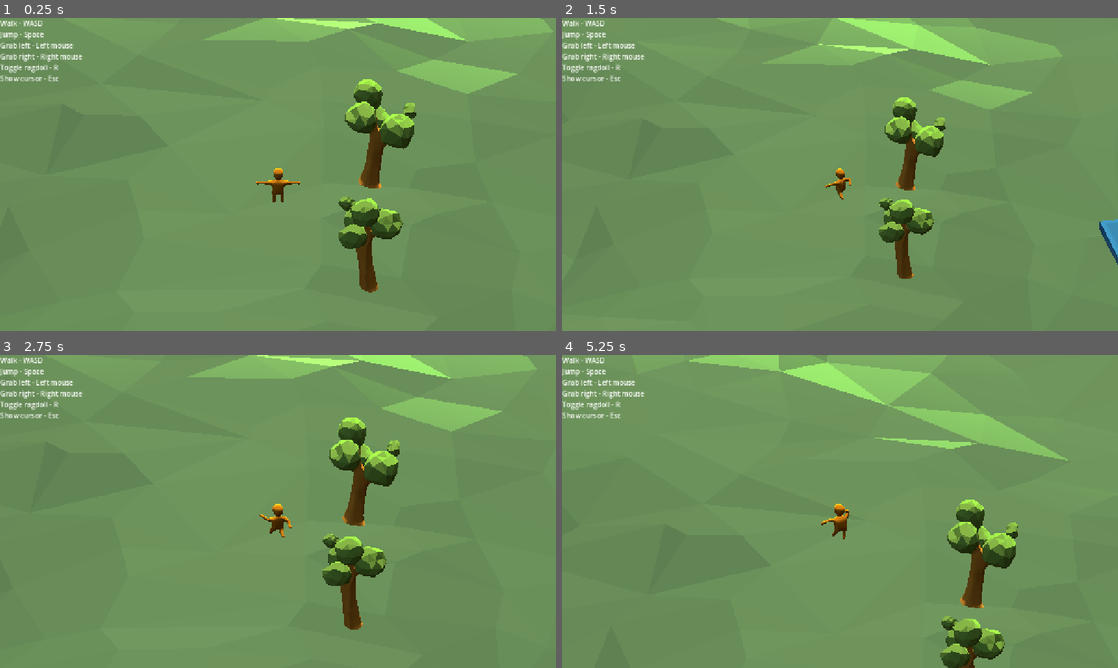
Above: before the commit, frames 1-4 (two rows, left to right).
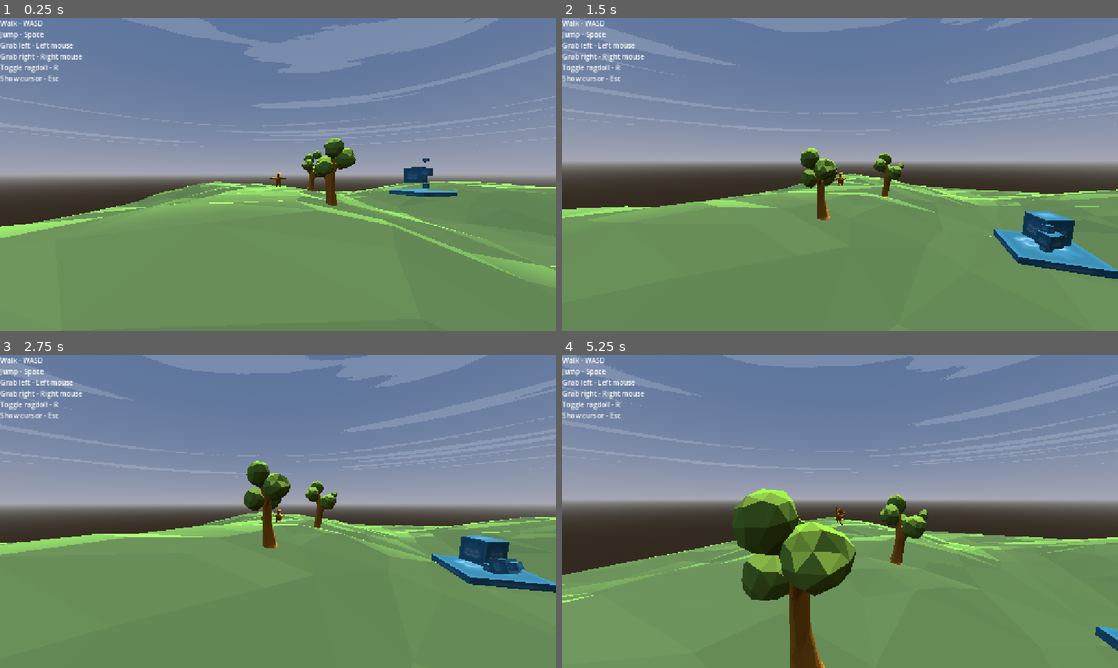
Above: after the commit, the same moments.

Repository: Lost-Rabbit-Digital/ChefWobbles
Game: Godot game, scene res://Scenes/world.tscn
The game is run twice, just before and just after one commit, with the same random seed, the same clock (stepped at 60 frames per second) and the same inputs. Sound files missing from this copy of the repository are replaced by a short silence.
Inputs (mouse positions are in pixels of both pictures, inside the frame that each line leads up to):
- Up to frame 1 (0.25 s): no input
- Up to frame 2 (1.5 s): move the mouse to (962, 158) at 0.52 s; hold D (move_right) 0.53-1.28 s; tap Mouse wheel up (camera_zoom_in) at 0.6 s; click (962, 158) at 0.67 s; tap Space (jump) at 0.77 s; tap Mouse wheel down (camera_zoom_out) at 0.8, 1.35 s; move the mouse to (812, 174) at 1.27 s; hold W (move_forward) from 1.28 s (still down)
- Up to frame 3 (2.75 s): keep holding W (move_forward); tap Space (jump) at 1.52 s; tap Mouse wheel up (camera_zoom_in) at 1.55, 2.1 s; move the mouse to (289, 505) at 2.02 s; tap Mouse wheel down (camera_zoom_out) at 2.3 s
- Up to frame 4 (5.25 s): keep holding W (move_forward); move the mouse to (834, 517) at 2.77 s; tap Mouse wheel down (camera_zoom_out) at 2.85, 3.8 s; click (834, 517) at 2.92 s; tap Space (jump) at 3.02, 3.77, 4.52 s; tap Mouse wheel up (camera_zoom_in) at 3.05, 4.55 s; move the mouse to (878, 514) at 3.52 s; press the mouse at (878, 514) at 3.53 s; move the mouse to (795, 508) at 4.27 s; release the mouse at (795, 508) at 4.28 s; right-click (795, 508) at 4.35 s; move the mouse to (845, 511) at 5.02 s; tap R (ragdoll) at 5.1 s; click (845, 511) at 5.17 s

The runs differ from the first frame. In frame 1, 61% of the frame differs, in the area x 0-100%, y 0-88%; in frame 2, 62%; in frame 3, 61%; in frame 4, 69%, in the area x 0-100%, y 0-100%.

Commit message:
Switching to perspective camera from ortho

Diff:
--- a/godot_project/Scenes/character.tscn
+++ b/godot_project/Scenes/character.tscn
@@ -1,10 +1,9 @@
-[gd_scene load_steps=26 format=4 uid="uid://cd70x3de3pbl4"]
+[gd_scene load_steps=25 format=4 uid="uid://cd70x3de3pbl4"]
 
 [ext_resource type="Script" uid="uid://ccmd0n1s3gvm5" path="res://Scripts/character.gd" id="1_lo1uq"]
 [ext_resource type="PackedScene" uid="uid://byhwdai31bud7" path="res://Assets/Character.glb" id="1_nfcse"]
 [ext_resource type="Material" uid="uid://c15cpsrknohst" path="res://materials/toon_character.tres" id="3_ejsiy"]
 [ext_resource type="Script" uid="uid://ba8yfbx4qeq4j" path="res://Scripts/PlayerControlCamera.gd" id="3_ya0u6"]
-[ext_resource type="Script" uid="uid://duid1ia1q2ey5" path="res://Scripts/OrthogonalCamera.gd" id="5_ejsiy"]
 
 [sub_resource type="StandardMaterial3D" id="StandardMaterial3D_l0mvc"]
 resource_name = "Character"
@@ -154,10 +153,10 @@
 shape = SubResource("BoxShape3D_fo83p")
 
 [node name="Physical Bone LArm1" type="PhysicalBone3D" parent="Physical/Armature/Skeleton3D" index="2"]
-transform = Transform3D(-8.89385e-21, 0, -1, -1, 7.54975e-08, 8.89385e-21, 7.54975e-08, 1, 0, 0.91576, 1, 0)
-joint_type = 2
-joint_offset = Transform3D(1, 0, 0, 0, 1, 0, 0, 0, 1, 2.70051e-21, 7.67531e-34, 0.31882)
-body_offset = Transform3D(1, 2.84217e-13, -8.47033e-21, -8.47033e-21, 0, -1, -2.84217e-13, 1, 0, 0, 0.31882, 0)
+transform = Transform3D(-9.31736e-21, 0, -1, -1, 7.54975e-08, 9.31736e-21, 7.54975e-08, 1, 0, 0.91576, 1, 0)
+joint_type = 2
+joint_offset = Transform3D(1, 0, 0, 0, 1, 0, 0, 0, 1, 2.83554e-21, 8.05908e-34, 0.31882)
+body_offset = Transform3D(1, 2.84217e-13, -8.89385e-21, -8.89385e-21, 0, -1, -2.84217e-13, 1, 0, 0, 0.31882, 0)
 friction = 0.2
 linear_damp_mode = 1
 angular_damp = 1.0
@@ -173,10 +172,10 @@
 shape = SubResource("CapsuleShape3D_qknsb")
 
 [node name="Physical Bone LArm2" type="PhysicalBone3D" parent="Physical/Armature/Skeleton3D" index="3"]
-transform = Transform3D(-8.89385e-21, 0, -1, -1, 7.54975e-08, 8.89385e-21, 7.54975e-08, 1, 0, 1.61445, 1, -1.42109e-14)
-joint_type = 2
-joint_offset = Transform3D(1, 0, 0, 0, 1, 0, 0, 0, 1, 3.21763e-21, 7.10543e-15, 0.379871)
-body_offset = Transform3D(1, 2.84217e-13, -8.47033e-21, -8.47033e-21, 0, -1, -2.84217e-13, 1, 0, 0, 0.379871, -7.10543e-15)
+transform = Transform3D(-9.31736e-21, 0, -1, -1, 7.54975e-08, 9.31736e-21, 7.54975e-08, 1, 0, 1.61445, 1, -1.42109e-14)
+joint_type = 2
+joint_offset = Transform3D(1, 0, 0, 0, 1, 0, 0, 0, 1, 3.37851e-21, 7.10543e-15, 0.379871)
+body_offset = Transform3D(1, 2.84217e-13, -8.89385e-21, -8.89385e-21, 0, -1, -2.84217e-13, 1, 0, 0, 0.379871, -7.10543e-15)
 friction = 0.2
 linear_damp_mode = 1
 angular_damp = 1.0
@@ -263,8 +262,8 @@
 [node name="Physical Bone LLeg2" type="PhysicalBone3D" parent="Physical/Armature/Skeleton3D" index="7"]
 transform = Transform3D(0.0253374, 0.999656, 0.00675876, -0.49796, 0.00675832, 0.867173, 0.86683, -0.0253375, 0.49796, 0.388023, -0.712119, -0.398932)
 joint_type = 2
-joint_offset = Transform3D(1, 0, 0, 0, 1, 0, 0, 0, 1, 1.28968e-08, -1.4106e-07, 0.266814)
-body_offset = Transform3D(1, -4.09782e-08, 1.19209e-07, 0, -4.47035e-08, -1, 0, 1, -2.98023e-08, -4.47035e-08, 0.266814, 1.49012e-07)
+joint_offset = Transform3D(1, 0, 0, 0, 1, 0, 0, 0, 1, 1.28968e-08, -1.70862e-07, 0.266814)
+body_offset = Transform3D(1, -4.09782e-08, 1.19209e-07, 0, -4.47035e-08, -1, 0, 1, -2.98023e-08, -4.47035e-08, 0.266814, 1.78814e-07)
 friction = 0.2
 linear_damp_mode = 1
 angular_damp = 1.0
@@ -286,10 +285,10 @@
 max_results = 10
 
 [node name="Physical Bone RLeg1" type="PhysicalBone3D" parent="Physical/Armature/Skeleton3D" index="8"]
-transform = Transform3D(1.31161e-07, 0.999677, 0.0254165, 0.544879, -0.0213122, 0.838244, 0.838515, 0.0138488, -0.544703, -0.386655, -0.241816, 0.145382)
-joint_type = 2
-joint_offset = Transform3D(1, 0, 0, 0, 1, 0, 0, 0, 1, -4.48441e-07, 4.07113e-07, 0.2669)
-body_offset = Transform3D(1, -3.57628e-07, -3.57628e-07, -3.27826e-07, 3.12459e-07, -1, 3.25963e-07, 1, 2.61236e-07, 5.43892e-07, 0.2669, -4.76837e-07)
+transform = Transform3D(1.29299e-07, 0.999677, 0.0254165, 0.544879, -0.0213122, 0.838244, 0.838515, 0.0138488, -0.544703, -0.386655, -0.241816, 0.145382)
+joint_type = 2
+joint_offset = Transform3D(1, 0, 0, 0, 1, 0, 0, 0, 1, -4.78244e-07, 4.07611e-07, 0.2669)
+body_offset = Transform3D(1, -3.55765e-07, -3.57628e-07, -3.27826e-07, 3.11062e-07, -1, 3.241e-07, 1, 2.59373e-07, 5.73695e-07, 0.2669, -4.76837e-07)
 friction = 0.2
 linear_damp_mode = 1
 angular_damp = 1.0
@@ -307,8 +306,8 @@
 [node name="Physical Bone RLeg2" type="PhysicalBone3D" parent="Physical/Armature/Skeleton3D" index="9"]
 transform = Transform3D(1.64828e-07, 1, 9.75556e-07, 0.544879, -9.07829e-07, 0.838515, 0.838515, 3.93348e-07, -0.544879, -0.393438, -0.689271, 0.436144)
 joint_type = 2
-joint_offset = Transform3D(1, 0, 0, 0, 1, 0, 0, 0, 1, -3.43663e-07, -3.74929e-07, 0.266814)
-body_offset = Transform3D(1, -3.91908e-07, -3.8743e-07, -3.57628e-07, 3.37075e-07, -1, 3.57628e-07, 1, 2.88239e-07, 4.47035e-07, 0.266814, 2.98023e-07)
+joint_offset = Transform3D(1, 0, 0, 0, 1, 0, 0, 0, 1, -3.35711e-07, -4.04732e-07, 0.266814)
+body_offset = Transform3D(1, -3.91908e-07, -4.17233e-07, -3.57628e-07, 3.37075e-07, -1, 3.57628e-07, 1, 2.88239e-07, 4.47035e-07, 0.266814, 3.27826e-07)
 friction = 0.2
 linear_damp_mode = 1
 angular_damp = 1.0
@@ -391,25 +390,10 @@
 physical_skel = NodePath("../Physical/Armature/Skeleton3D")
 
 [node name="SpringArm3D" type="SpringArm3D" parent="CameraPivot"]
-collision_mask = 0
 spring_length = 48.0
 margin = 0.2
 
 [node name="PlayerControl" type="Camera3D" parent="CameraPivot/SpringArm3D"]
-size = 30.0
-
-[node name="FollowCamera" type="Node3D" parent="." node_paths=PackedStringArray("target_node", "ortho_camera")]
-script = ExtResource("5_ejsiy")
-target_node = NodePath("../Physical/Armature/Skeleton3D/Physical Bone Head")
-ortho_camera = NodePath("SpringArm3D/OrthogonalCamera")
-
-[node name="SpringArm3D" type="SpringArm3D" parent="FollowCamera"]
-collision_mask = 0
-spring_length = 48.0
-margin = 0.2
-
-[node name="OrthogonalCamera" type="Camera3D" parent="FollowCamera/SpringArm3D"]
-projection = 1
 current = true
 size = 30.0
 
--- a/godot_project/Scripts/OrthogonalCamera.gd
+++ b/godot_project/Scripts/OrthogonalCamera.gd
@@ -9,8 +9,8 @@
 
 @export var camera_change_rate: float = 5.0
 
-@export var minimum_camera_size: float = 5
-@export var maximum_camera_size: float = 45
+@export var minimum_arm_distance: float = 5
+@export var maximum_arm_distance: float = 45
 
 
 @onready var spring_arm = $SpringArm3D
@@ -23,15 +23,15 @@
 
 	# Always clamp the camera
 	rotation_degrees.x = clamp(rotation_degrees.x, camera_angle_vertical, camera_angle_vertical)
-	ortho_camera.size = clamp(ortho_camera.size, minimum_camera_size, maximum_camera_size)
+	spring_arm.spring_length = clamp(spring_arm.spring_length, minimum_arm_distance, maximum_arm_distance)
 
 	if Input.is_action_pressed("rotate_camera_left"):
 		rotation_degrees.y -= camera_change_rate
 	elif Input.is_action_pressed("rotate_camera_right"):
 		rotation_degrees.y += camera_change_rate
 	elif Input.is_action_just_pressed("camera_zoom_in"):
-		if (ortho_camera.size - camera_change_rate) > minimum_camera_size:
-			ortho_camera.size -= camera_change_rate
+		if (spring_arm.spring_length - camera_change_rate) > minimum_arm_distance:
+			spring_arm.spring_length -= camera_change_rate
 	elif Input.is_action_just_pressed("camera_zoom_out"):
-		if (ortho_camera.size + camera_change_rate) < maximum_camera_size:
-			ortho_camera.size += camera_change_rate
+		if (spring_arm.spring_length + camera_change_rate) < maximum_arm_distance:
+			spring_arm.spring_length += camera_change_rate
--- a/godot_project/Scripts/PlayerControlCamera.gd
+++ b/godot_project/Scripts/PlayerControlCamera.gd
@@ -7,6 +7,11 @@
 @export var physical_skel:Skeleton3D# character physical skeleton
 
 @onready var spring_arm = $SpringArm3D
+
+@export var camera_change_rate: float = 1.0
+
+@export var minimum_arm_distance: float = 2
+@export var maximum_arm_distance: float = 45
 
 var mouse_lock = false # is mouse locked
 
@@ -28,6 +33,13 @@
 		mouse_lock = true
 		Input.mouse_mode = Input.MOUSE_MODE_CAPTURED
 
+	if Input.is_action_just_pressed("camera_zoom_in"):
+		if (spring_arm.spring_length - camera_change_rate) > minimum_arm_distance:
+			spring_arm.spring_length -= camera_change_rate
+	elif Input.is_action_just_pressed("camera_zoom_out"):
+		if (spring_arm.spring_length + camera_change_rate) < maximum_arm_distance:
+			spring_arm.spring_length += camera_change_rate
+
 	#rotate camera
 	if event is InputEventMouseMotion and mouse_lock:
 		rotation_degrees.y -= mouse_sensitivity*event.relative.x
